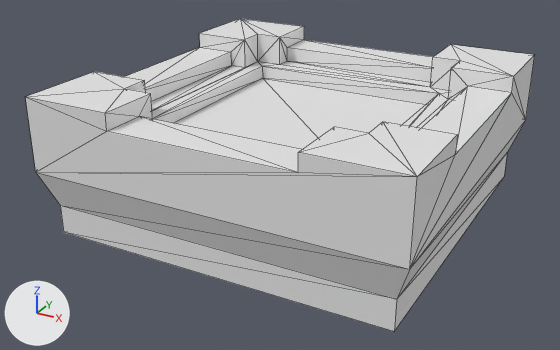
Before and after pictures for a commit that changed the glTF model public/assets/structures/wonder-keep.glb.
Both versions are drawn from a camera (50 mm lens) standing at (0.916, -1.788, 0.965) and looking at (-0.033, -0.062, 0.102). Arrows for +X, +Y and +Z are at lower left; the lights stay in place. The older version comes first. Mesh edges are drawn as thin lines. Materials are left out; every surface is plain grey. Vertices at exactly the same position are counted once.

The older version as bpy lines, for what is in view:
```python
me_tower_square_top_color = bpy.data.meshes.new('tower-square-top-color')
me_tower_square_top_color.from_pydata(...)  # 80 vertices, 156 faces; spans x -0.5..0.5, y -0.5..0.5, z 0.0..0.38
me_tower_square_top_color.materials.append(mat_colormap)
ob_tower_square_top_color = bpy.data.objects.new('tower-square-top-color', me_tower_square_top_color)
ob_tower_square_top_color.location = (0.0, 0.0, 0.0)
```
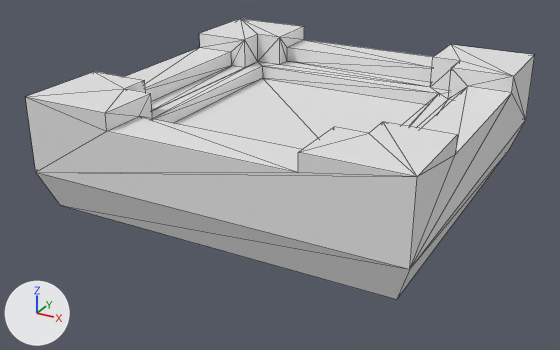
The newer file is also turned or shifted as a whole; pictures and numbers use the older file's frame.

Location of each change, (x1, y1, x2, y2) in pixels of the pictures (560 x 350 px):
```json
{"object": "tower-square-top-color", "change": "reshaped", "before": [25, 19, 534, 331], "after": [25, 19, 534, 299], "on screen": "10% shorter"}
{"part": 1, "of": "me_tower_square_top_color", "change": "cut back", "before": [60, 154, 507, 331]}
```

The change, as JSON lines over the scene's bpy script:
```json
{"block": "me_tower_square_top_color", "where": "# used by ob_tower_square_top_color; location = (0.0, 0.0, 0.0)"}
{"op": "remove", "block": "me_tower_square_top_color", "code": "me_tower_square_top_color.from_pydata(...)  # 80 vertices, 156 faces; spans x -0.5..0.5, y -0.5..0.5, z 0.0..0.38"}
{"op": "add", "block": "me_tower_square_top_color", "code": "me_tower_square_top_color.from_pydata(...)  # 76 vertices, 148 faces; spans x -0.5..0.5, y -0.5..0.5, z 0.08..0.38"}
{"block": "me_tower_square_top_color", "change": "me_tower_square_top_color part 1"}
{"block": "me_tower_square_top_color", "change": "4 vertices are removed from x -0.465..0.465, y -0.465..0.465, z 0.0"}
{"block": "me_tower_square_top_color", "change": "10 faces are deleted"}
{"block": "me_tower_square_top_color", "change": "2 new faces join them"}
```
